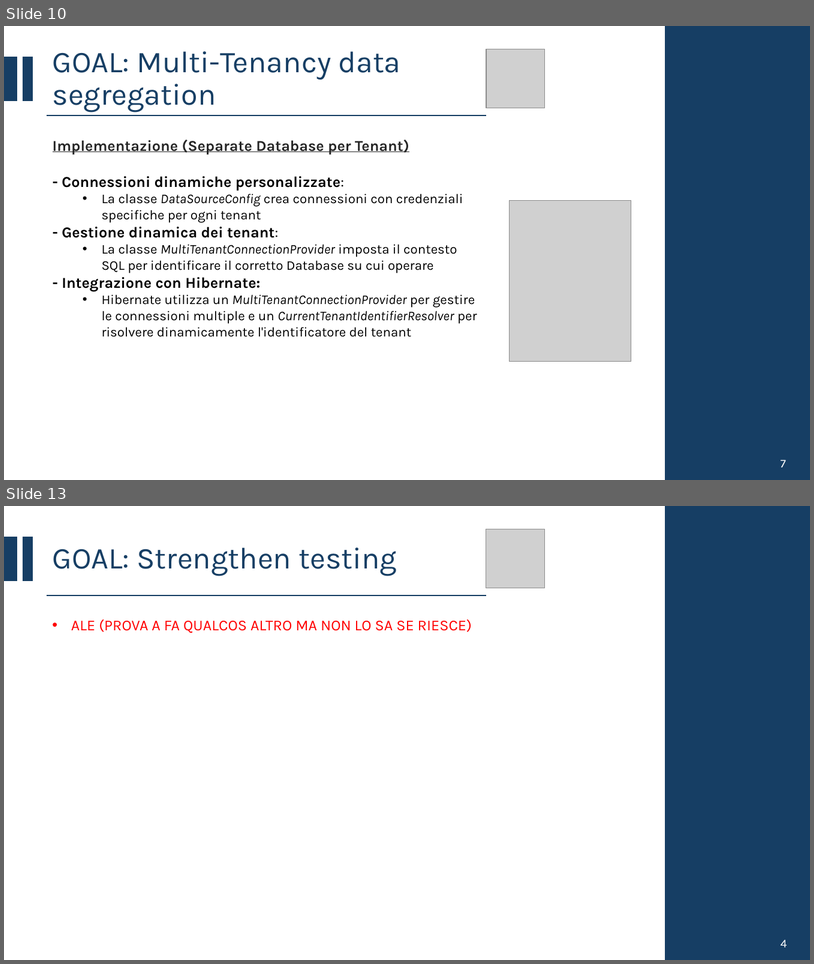
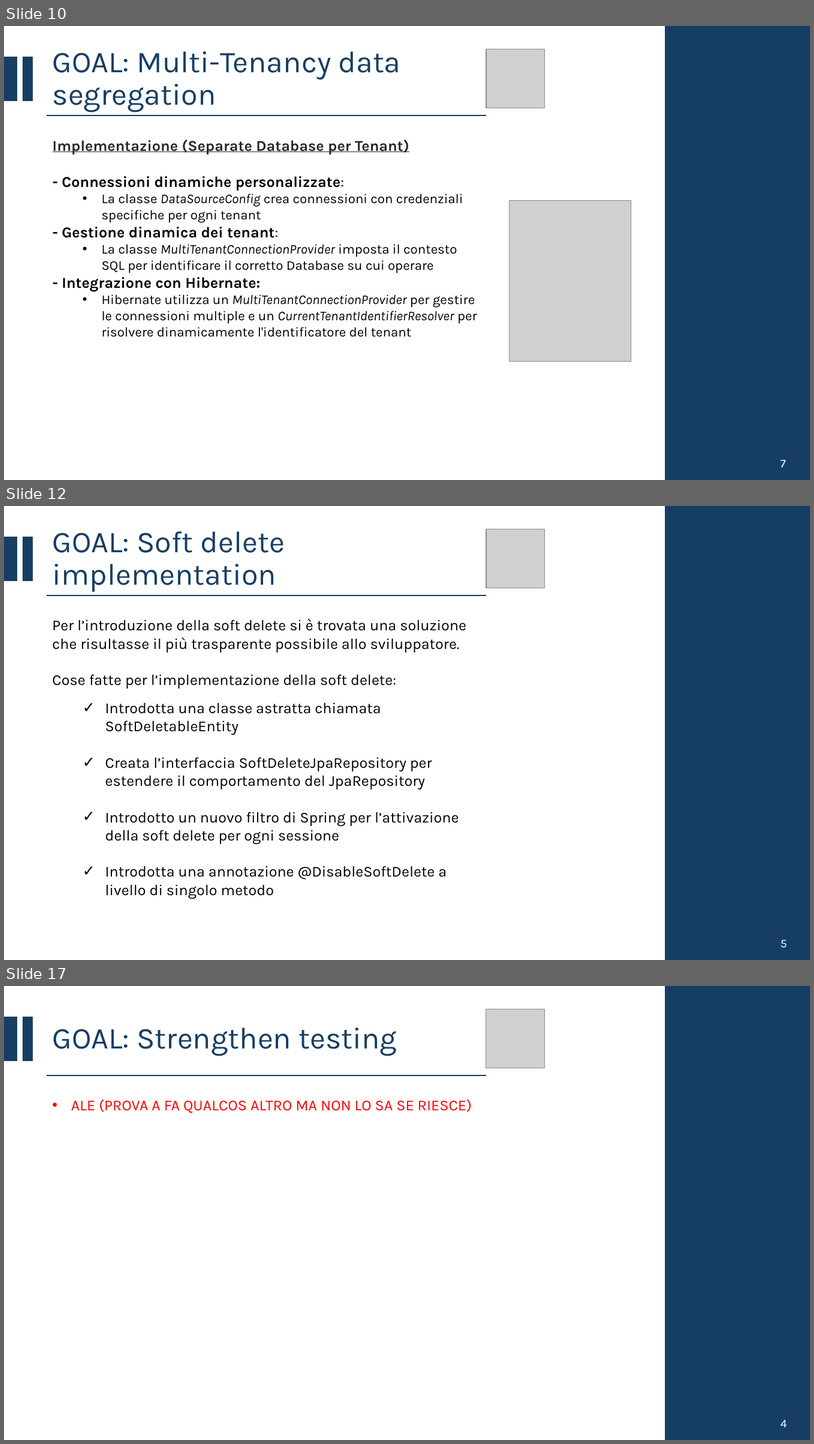
Before and after one commit to CSW-Teams/MS3-docs, a slide deck: ShiftsHappen/Sprint 3/CSW Sprint 3.pptx. Shown one above the other, each under a label of ours: slides 10 and 13 before the commit, slides 10, 12 and 17 after it; the slides between them are not shown. The pictures are 814x964 and 814x1444 pixels, drawn with LibreOffice and Linux fonts; fonts in the diff are those of the drawing; grey boxes stand for pictures. Boxes give left, top, right and bottom in pixels: in the first picture for what was removed or moved away, otherwise in the second. Text is boxed around its words. In the diff, an @@ line names an element or a change of style, - is before the commit and + after.

```diff
--- a/ShiftsHappen/Sprint 3/CSW Sprint 3.pptx
+++ b/ShiftsHappen/Sprint 3/CSW Sprint 3.pptx
@@ slide 12 added at (x1=4, y1=506, x2=810, y2=960), background #FFFFFF @@
@@ rectangle added at (x1=666, y1=506, x2=810, y2=960), fill #163E64, outline #163E64 1.5 pt @@
@@ rectangle added at (x1=4, y1=537, x2=17, y2=580), fill #163E64, outline #163E64 1.5 pt @@
@@ rectangle added at (x1=23, y1=537, x2=32, y2=580), fill #163E64, outline #163E64 1.5 pt @@
@@ title added at (x1=53, y1=531, x2=285, y2=592), 36 pt, text #163E64 @@
+GOAL: Soft delete implementation
@@ picture added at (x1=487, y1=529, x2=545, y2=588) @@
@@ line added from (47, 595) to (487, 595), #163E64 1.5 pt @@
@@ text added at (x1=52, y1=619, x2=467, y2=898), 18 pt, text #000000 @@
+Per l’introduzione della soft delete si è trovata una soluzione che risultasse il più trasparente possibile allo sviluppatore.
+Cose fatte per l’implementazione della soft delete:
+  ✓ Introdotta una classe astratta chiamata SoftDeletableEntity
+  ✓ Creata l’interfaccia SoftDeleteJpaRepository per estendere il comportamento del JpaRepository
+  ✓ Introdotto un nuovo filtro di Spring per l’attivazione della soft delete per ogni sessione
+  ✓ Introdotta una annotazione @DisableSoftDelete a livello di singolo metodo
@@ text added at (x1=781, y1=939, x2=788, y2=947), 14 pt, text #FFFFFF @@
+5
@@ what was slide 13 is now slide 17 @@
```
Also in this commit, not shown: 2 slides changed, 3 other slides added.
